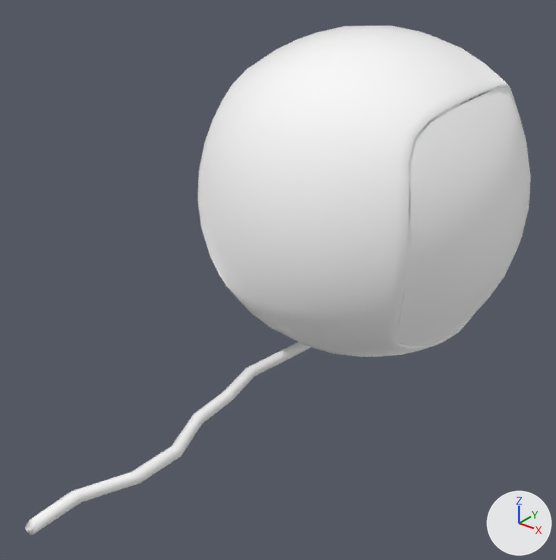
One commit to the glTF model Modelos/Bola-Estambre.glb: the scene before it, then after it.
The view is the same before and after, from a 50 mm camera at (2.0, -3.22, 1.33) aimed at (0.02, -0.74, -0.21). The lights are fixed; the arrows at lower right show +X, +Y and +Z.
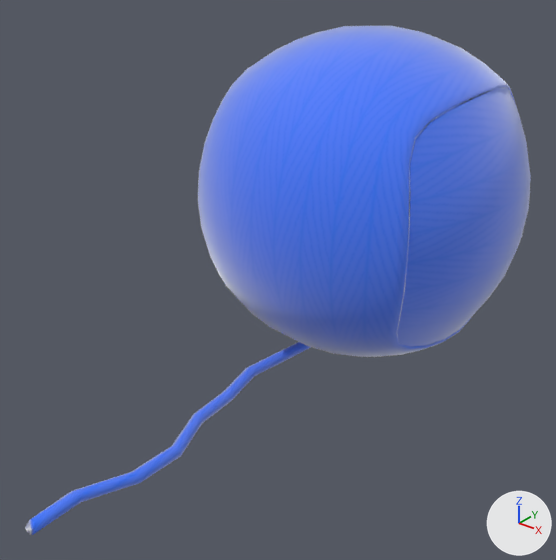
The change, as a list of edits to the scene's bpy script:
```text
Add img_yarn_diffuse:
    img_yarn_diffuse = load_image('Yarn_Diffuse', '_unpacked/Yarn_Diffuse', 1024, 1024, 'sRGB')
Add mat_yarn_procedural_001:
    mat_yarn_procedural_001 = principled_material('Yarn Procedural.001')
    mat_yarn_procedural_001.texture = img_yarn_diffuse
    mat_yarn_procedural_001.roughness = 0.75
    mat_yarn_procedural_001.sheen_weight = 1.0
Change me_cube_001:
    where me_cube_001.from_pydata(...)  # 1073 vertices, 2295 faces; spans x -0.8..0.8, y -2.07..0.82, z -0.82..0.82
    remove me_cube_001.materials.append(mat_yarn_procedural)  # white #ffffff
    add me_cube_001.materials.append(mat_yarn_procedural_001)  # picture img_yarn_diffuse
```

What differs and where, as boxes (x1, y1, x2, y2) in the pictures (556 x 560 px):
'Cube', recoloured (white to blue)
    both: (25, 26, 531, 535)
